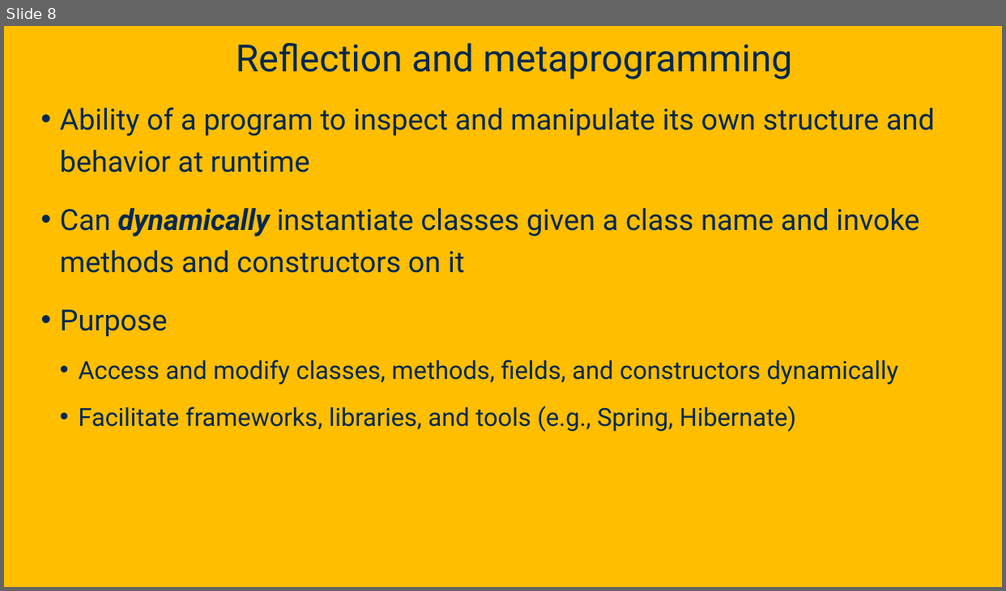
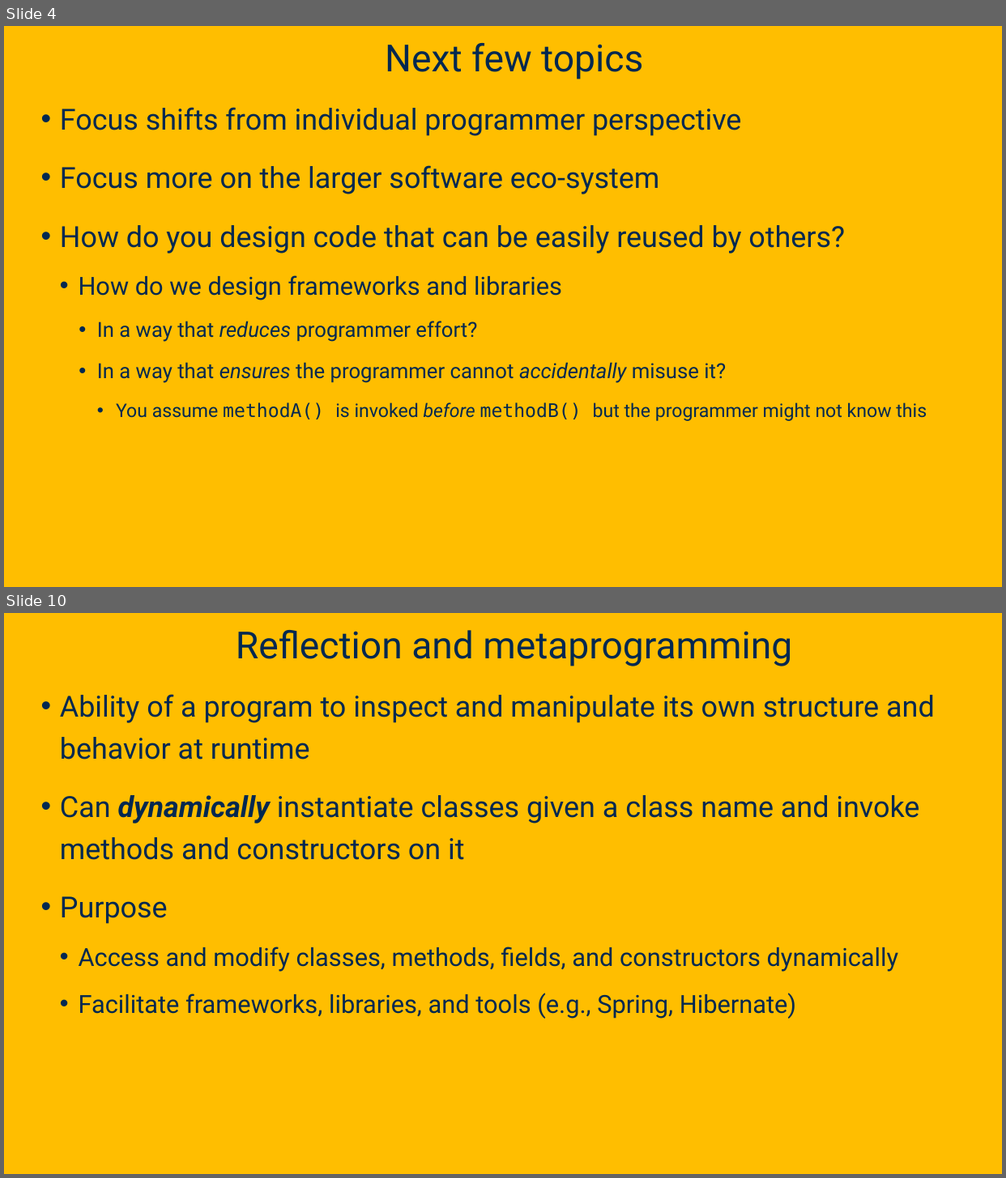
Before and after one commit to davsec-teaching/ECS160-Winter2025, a slide deck: slides/5_annotations_and_reflection.pptx. Shown one above the other, each under a label of ours: slide 8 before the commit, slides 4 and 10 after it; the slides between them are not shown. The pictures are 1006x591 and 1006x1178 pixels, drawn with LibreOffice and Linux fonts; fonts in the diff are those of the drawing; background and template pictures are left out. Boxes give left, top, right and bottom in pixels: in the first picture for what was removed or moved away, otherwise in the second. Text is boxed around its words. In the diff, an @@ line names an element or a change of style, - is before the commit and + after.

```diff
--- a/slides/5_annotations_and_reflection.pptx
+++ b/slides/5_annotations_and_reflection.pptx
@@ slide 4 added at <box>4,26,1002,587</box>, background picture (left out) @@
@@ title added at <box>385,43,643,79</box>, 36 pt, text #022850 @@
+Next few topics
@@ text added at <box>60,107,927,421</box>, 28 pt, text #022850 @@
+• Focus shifts from individual programmer perspective
+• Focus more on the larger software eco-system
+• How do you design code that can be easily reused by others?
+  • How do we design frameworks and libraries
+    • In a way that reduces programmer effort?
+    • In a way that ensures the programmer cannot accidentally misuse it?
+      • You assume methodA() is invoked before methodB() but the programmer might not know this
@@ what was slide 8 is now slide 10 @@
```
Also in this commit, not shown: 8 slides changed, 17 other slides added, 1 slide removed.
